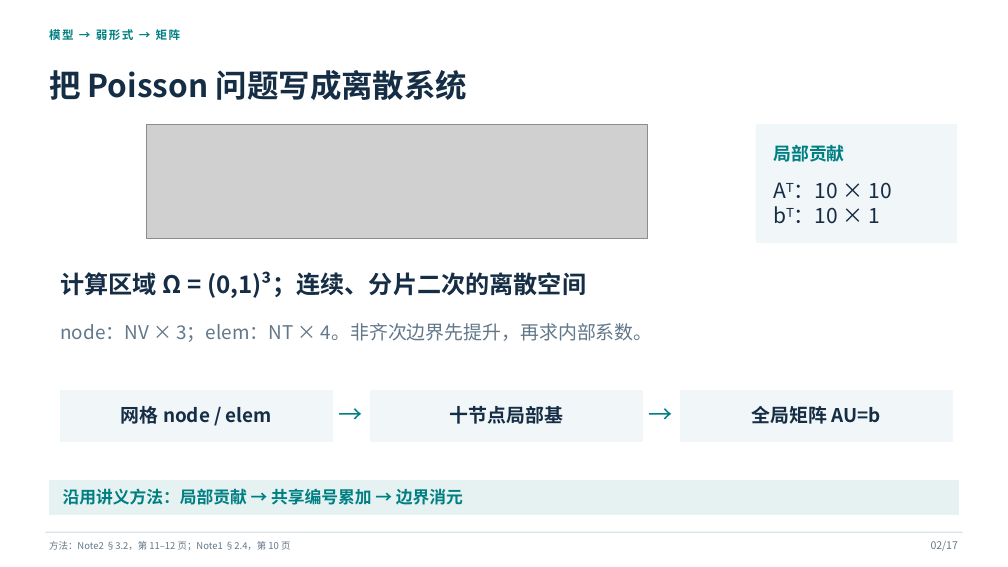
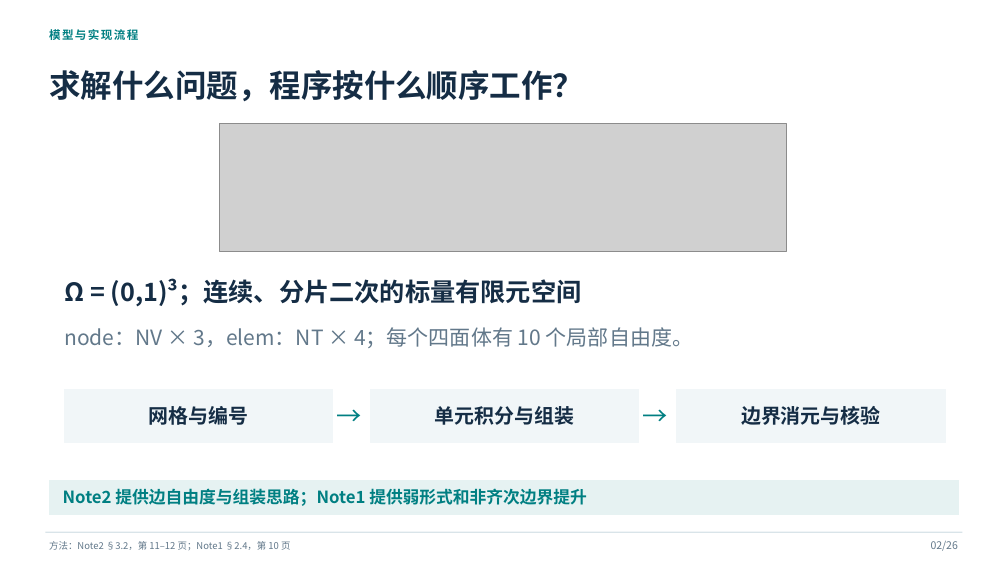
Before and after one commit to Scimoon233/temp, a slide deck: slide 2 of fem-topic10/有限元第十题展示材料/三维四面体P2元_课堂展示.pptx. Drawn at 1008x567 pixels with LibreOffice and Linux fonts; fonts in the diff are those of the drawing; grey boxes stand for pictures. Boxes give left, top, right and bottom in pixels: in the first picture for what was removed or moved away, otherwise in the second. Text is boxed around its words. In the diff, an @@ line names an element or a change of style, - is before the commit and + after.

```diff
--- a/fem-topic10/有限元第十题展示材料/三维四面体P2元_课堂展示.pptx
+++ b/fem-topic10/有限元第十题展示材料/三维四面体P2元_课堂展示.pptx
@@ text at (x1=49, y1=29, x2=138, y2=40): text changed @@
-模型 → 弱形式 → 矩阵
+模型与实现流程
@@ text at (x1=49, y1=70, x2=584, y2=101): text changed @@
-把 Poisson 问题写成离散系统
+求解什么问题，程序按什么顺序工作？
@@ picture resized from (x1=147, y1=125, x2=647, y2=238) to (x1=219, y1=123, x2=786, y2=252) @@
@@ rectangle removed at (x1=756, y1=125, x2=957, y2=242) @@
@@ text removed at (x1=773, y1=145, x2=844, y2=162) @@
-局部贡献
@@ text removed at (x1=773, y1=182, x2=892, y2=224) @@
-Aᵀ：10 × 10
-bᵀ：10 × 1
@@ text at (x1=64, y1=278, x2=582, y2=307): text changed; size 23 to 24 pt @@
-计算区域 Ω = (0,1)³；连续、分片二次的离散空间
+Ω = (0,1)³；连续、分片二次的标量有限元空间
@@ text at (x1=64, y1=327, x2=693, y2=348): text changed; size 18 to 20 pt @@
-node：NV × 3；elem：NT × 4。非齐次边界先提升，再求内部系数。
+node：NV × 3，elem：NT × 4；每个四面体有 10 个局部自由度。
@@ rectangle resized from (x1=60, y1=391, x2=333, y2=442) to (x1=64, y1=389, x2=333, y2=442) @@
@@ rectangle resized from (x1=371, y1=391, x2=643, y2=442) to (x1=371, y1=389, x2=639, y2=442) @@
@@ proportions changed in 3 elements at (x1=64, y1=389, x2=333, y2=442), (x1=371, y1=389, x2=639, y2=442), (x1=677, y1=389, x2=945, y2=442) @@
@@ rectangle resized from (x1=681, y1=391, x2=953, y2=442) to (x1=677, y1=389, x2=945, y2=442) @@
@@ text at (x1=149, y1=406, x2=249, y2=425): text changed; size 18 to 19 pt @@
-网格 node / elem
+网格与编号
@@ text "→" at (x1=337, y1=403, x2=367, y2=428): size 23 to 24 pt @@
@@ text at (x1=435, y1=406, x2=574, y2=425): text changed; size 18 to 19 pt @@
-十节点局部基
+单元积分与组装
@@ text "→" at (x1=643, y1=403, x2=673, y2=428): size 23 to 24 pt @@
@@ text added at (x1=741, y1=406, x2=880, y2=425), 19 pt, text #152D45, bold @@
+边界消元与核验
@@ text removed at (x1=752, y1=406, x2=881, y2=424) @@
-全局矩阵 AU=b
@@ text at (x1=63, y1=488, x2=587, y2=506): text changed @@
-沿用讲义方法：局部贡献 → 共享编号累加 → 边界消元
+Note2 提供边自由度与组装思路；Note1 提供弱形式和非齐次边界提升
@@ text at (x1=931, y1=541, x2=958, y2=551): text changed @@
-02/17
+02/26
```
Also in this commit, not shown: 9 other slides changed, 16 slides added, 7 slides removed, 28 other files.
